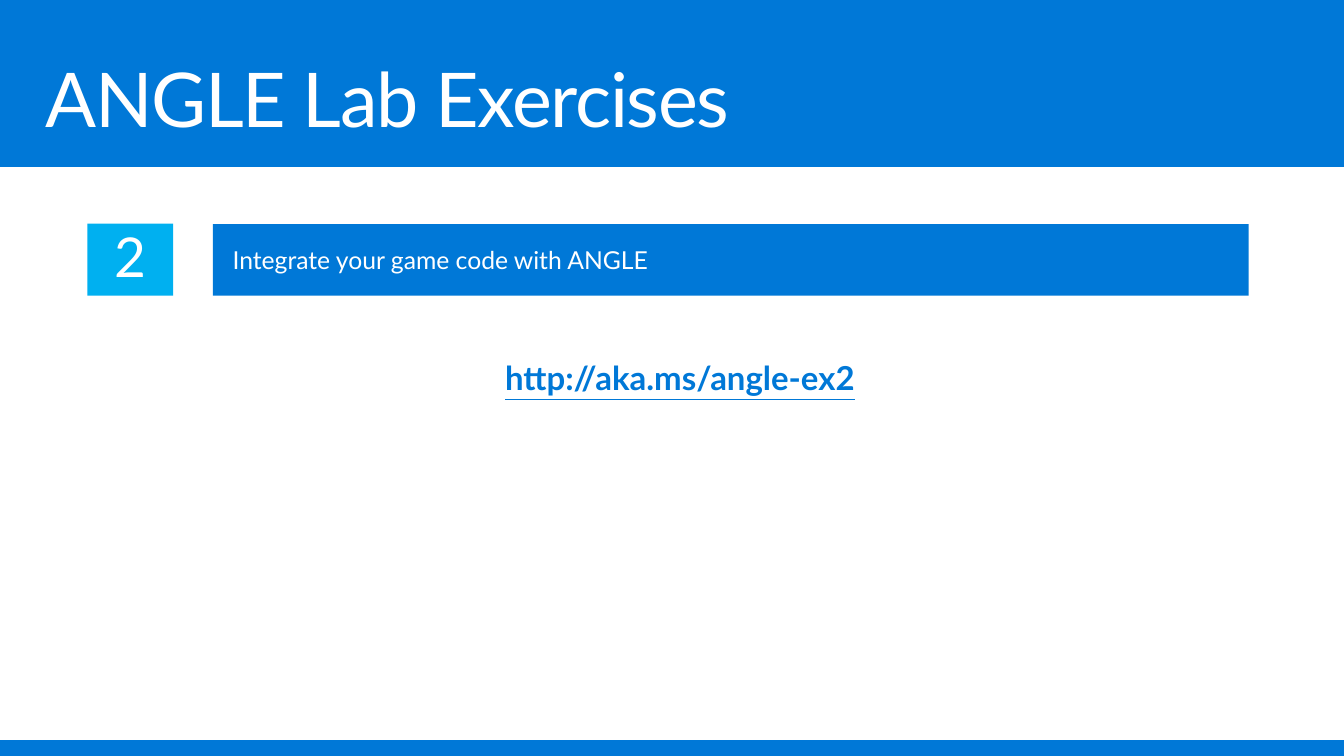
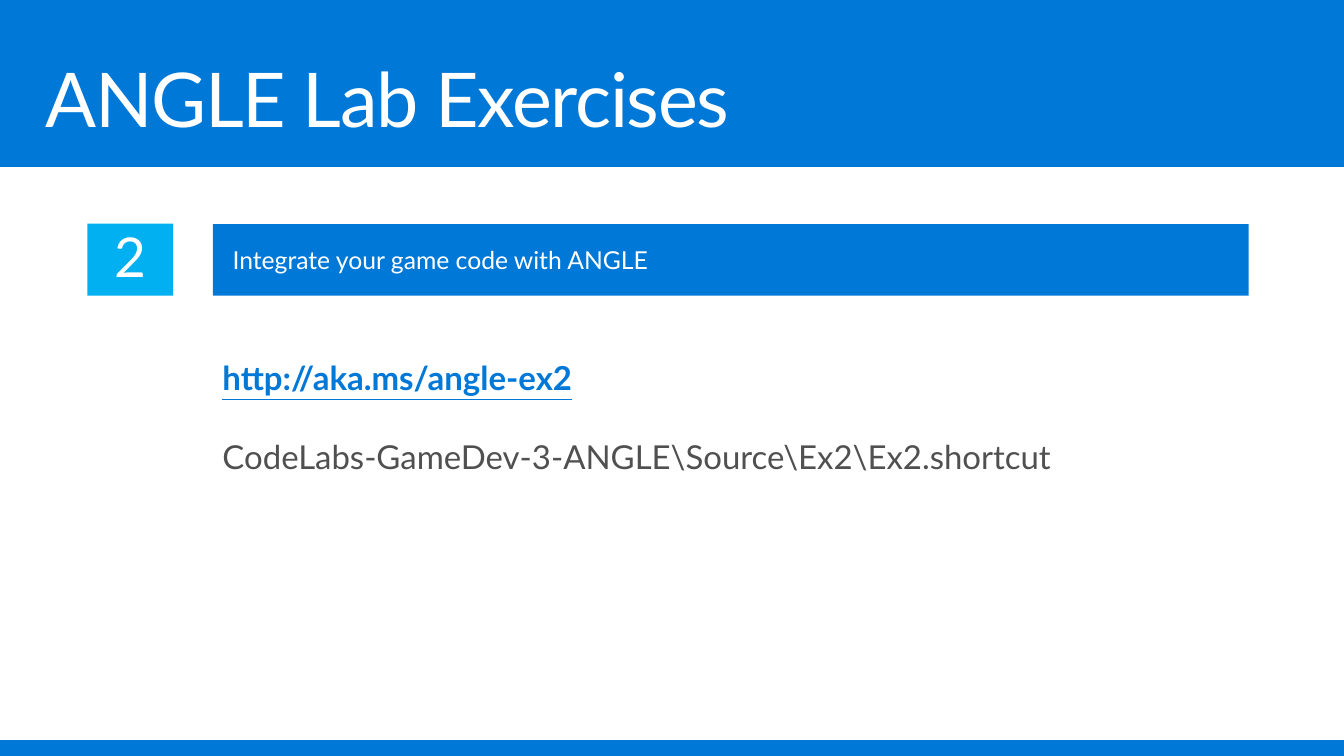
Before and after one commit to Microsoft-Build-2016/CodeLabs-GameDev-3-ANGLE, a slide deck: slide 14 of Presentation.pptx. Drawn at 1344x756 pixels with LibreOffice and Linux fonts; fonts in the diff are those of the drawing. Boxes give left, top, right and bottom in pixels: in the first picture for what was removed or moved away, otherwise in the second. Text is boxed around its words. In the diff, an @@ line names an element or a change of style, - is before the commit and + after.

Commit message:
added exercise url shortcuts

```diff
--- a/Presentation.pptx
+++ b/Presentation.pptx
@@ text "http://aka.ms/angle-ex2": place and size @@
-text "http://aka.ms/angle-ex2" at (505,365,855,396)
+text "http://aka.ms/angle-ex2" at (222,365,1050,471)
@@ text at (222,365,572,396): list level 2 to 1 in "http://aka.ms/angle-ex2" @@
@@ text at (222,444,1050,471): paragraph added @@
+CodeLabs-GameDev-3-ANGLE\Source\Ex2\Ex2.shortcut
```
Also in this commit, not shown: 6 other slides changed, 1 slide added, 1 slide removed.
